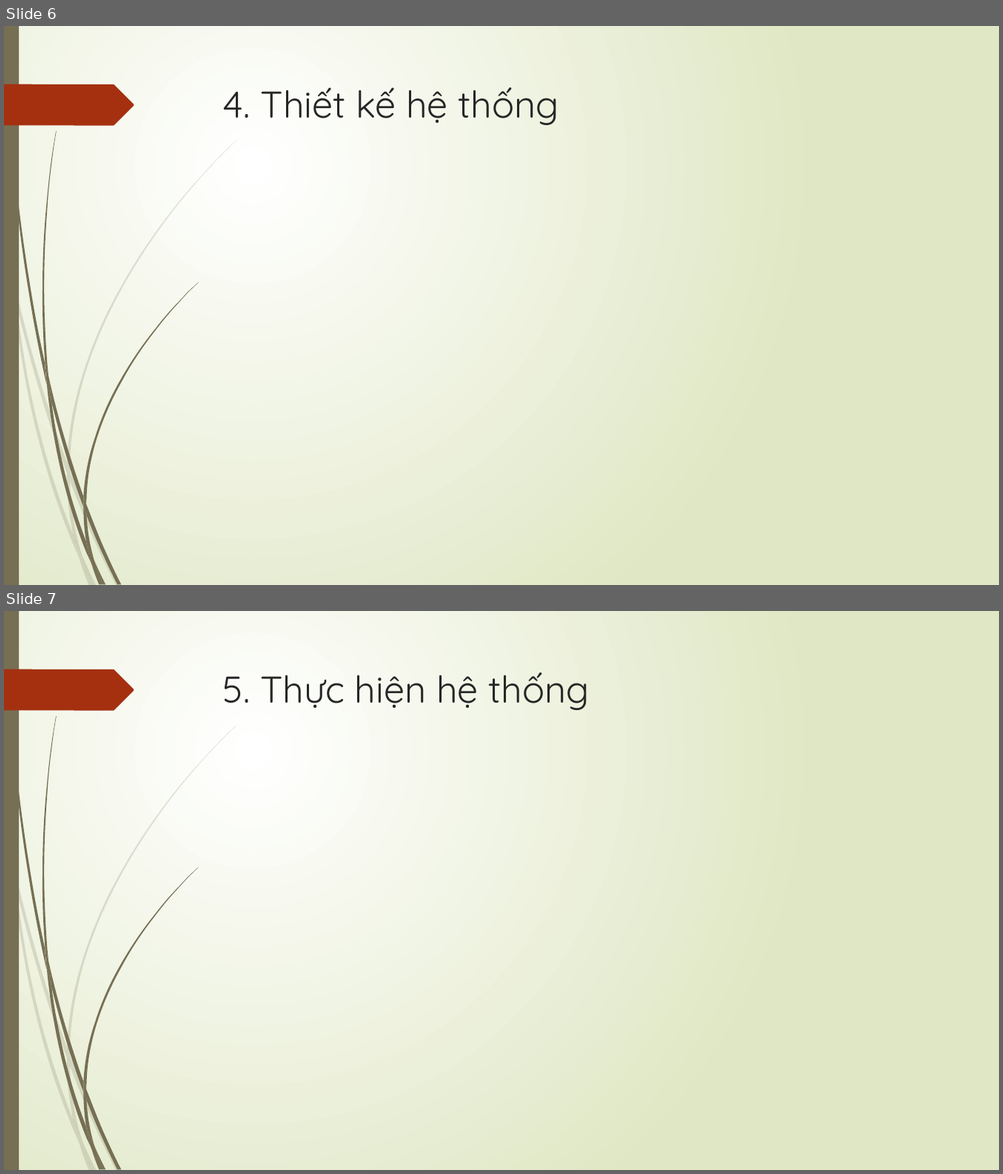
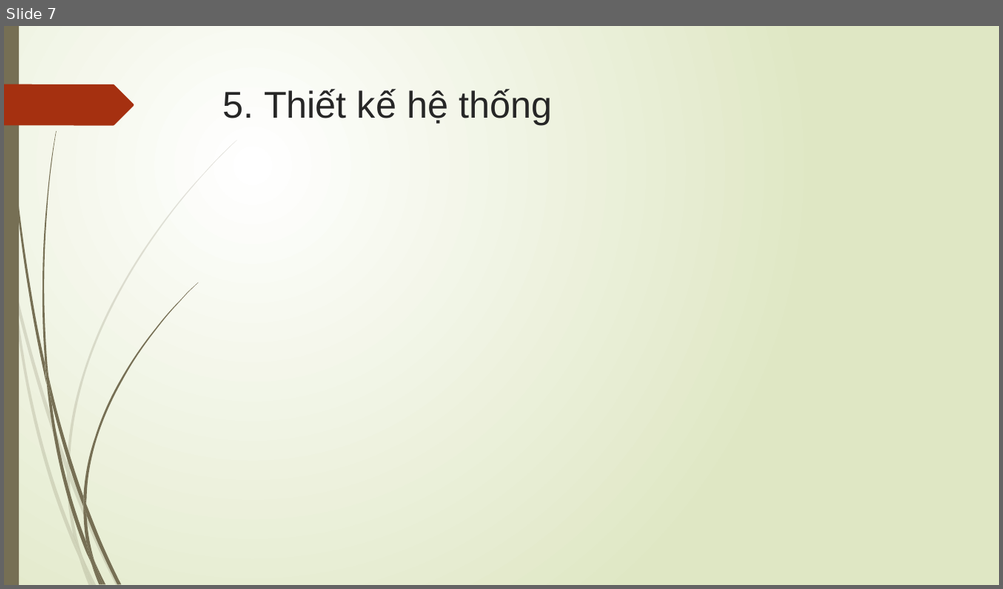
Before and after one commit to doanlecong/LVTN, a slide deck: docs/slide trình cô - bản 1.pptx. Shown one above the other, each under a label of ours: slides 6 and 7 before the commit, slide 7 after it. The pictures are 1003x1174 and 1003x589 pixels, drawn with LibreOffice and Linux fonts; fonts in the diff are those of the drawing. Boxes give left, top, right and bottom in pixels: in the first picture for what was removed or moved away, otherwise in the second. Text is boxed around its words. In the diff, an @@ line names an element or a change of style, - is before the commit and + after.

```diff
--- a/docs/slide trình cô - bản 1.pptx
+++ b/docs/slide trình cô - bản 1.pptx
@@ slide 7 removed at bbox=[4, 611, 999, 1170], background gradient #FFFFFF to #DFE8C4; not listed: 24 template elements that a slide beside it also shows @@
@@ title removed at bbox=[223, 672, 589, 710] @@
-5. Thực hiện hệ thống
@@ what was slide 6 is now slide 7 @@
@@ slide 7 changed as well @@
@@ title at bbox=[223, 89, 552, 125]: text changed; font Quicksand to Arial @@
-4. Thiết kế hệ thống
+5. Thiết kế hệ thống
```
Also in this commit, not shown: 8 other slides changed, 3 slides added.
